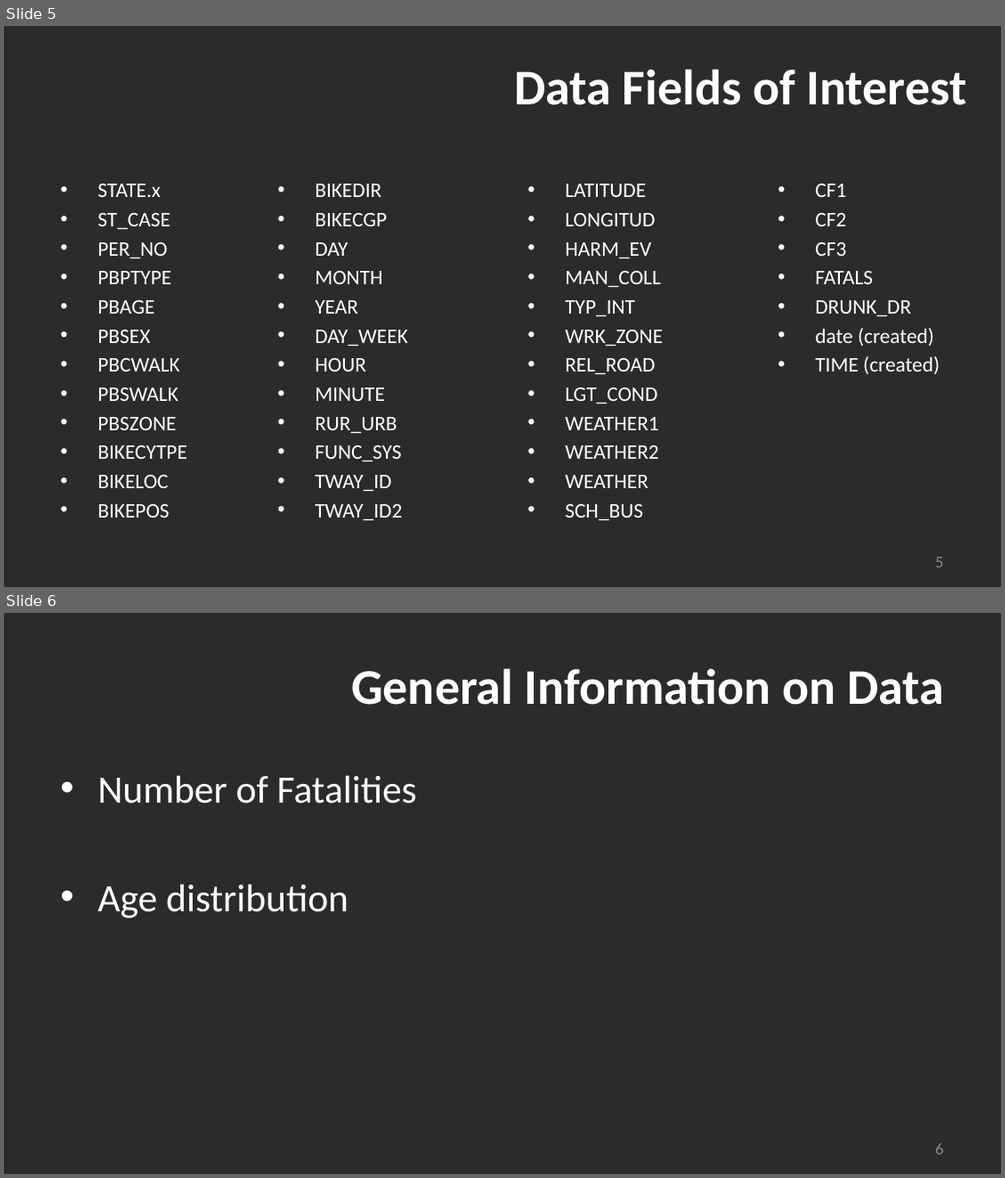
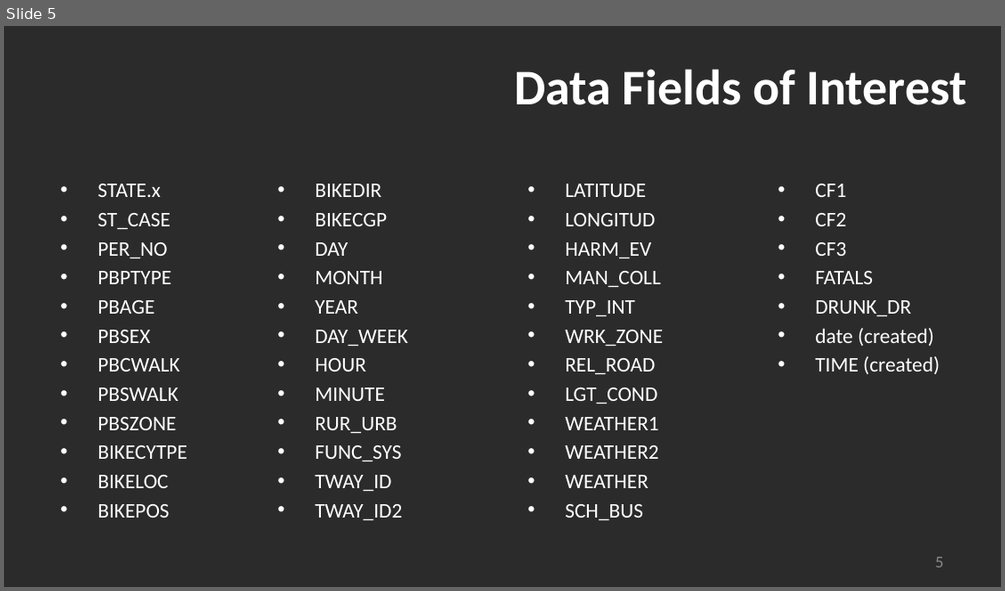
Before and after one commit to madams11/DataR-Project, a slide deck: US Bicycle Fatalities_Group 4.pptx. Shown one above the other, each under a label of ours: slides 5 and 6 before the commit, slide 5 after it. The pictures are 1005x1178 and 1005x591 pixels, drawn with LibreOffice and Linux fonts; fonts in the diff are those of the drawing; background and template pictures are left out; a plain dark background stands for a picture behind light text. Boxes give left, top, right and bottom in pixels: in the first picture for what was removed or moved away, otherwise in the second. Text is boxed around its words. In the diff, an @@ line names an element or a change of style, - is before the commit and + after.

```diff
--- a/US Bicycle Fatalities_Group 4.pptx
+++ b/US Bicycle Fatalities_Group 4.pptx
@@ slide 6 removed at bbox=[4, 613, 1001, 1174], background picture (left out) @@
@@ title removed at bbox=[351, 668, 944, 705] @@
-General Information on Data
@@ text removed at bbox=[97, 775, 417, 918] @@
-• Number of Fatalities
-• Age distribution
@@ page number removed at bbox=[935, 1143, 943, 1154] @@
-6
```
Also in this commit, not shown: 9 slides changed, 6 slides added, 2 other slides removed.
